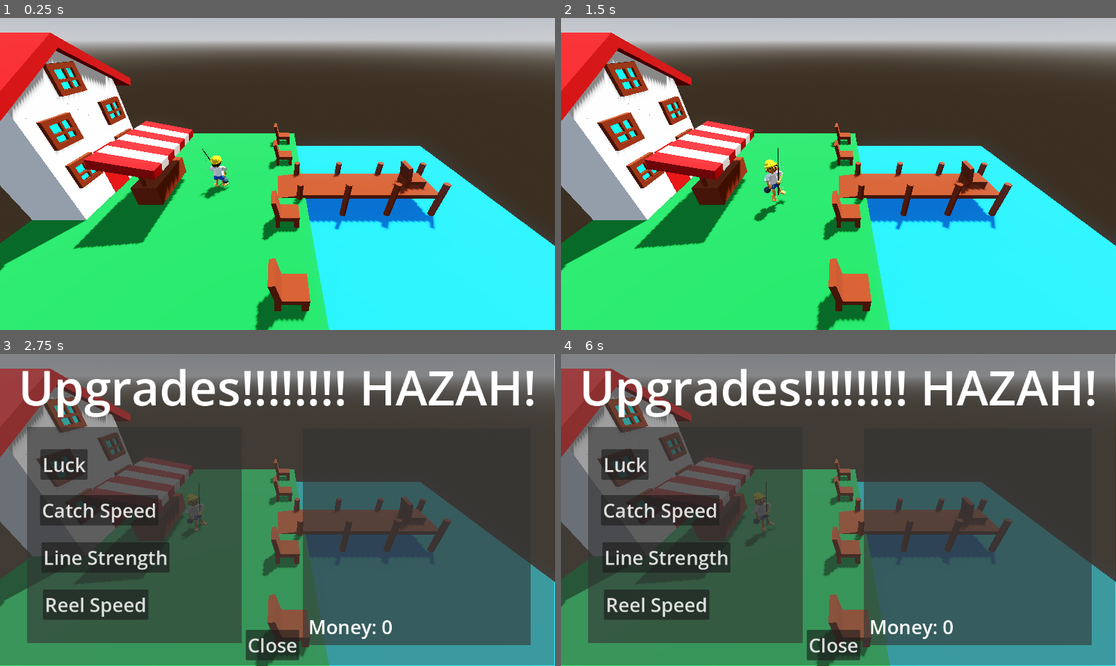
Above: before the commit, frames 1-4 (two rows, left to right).
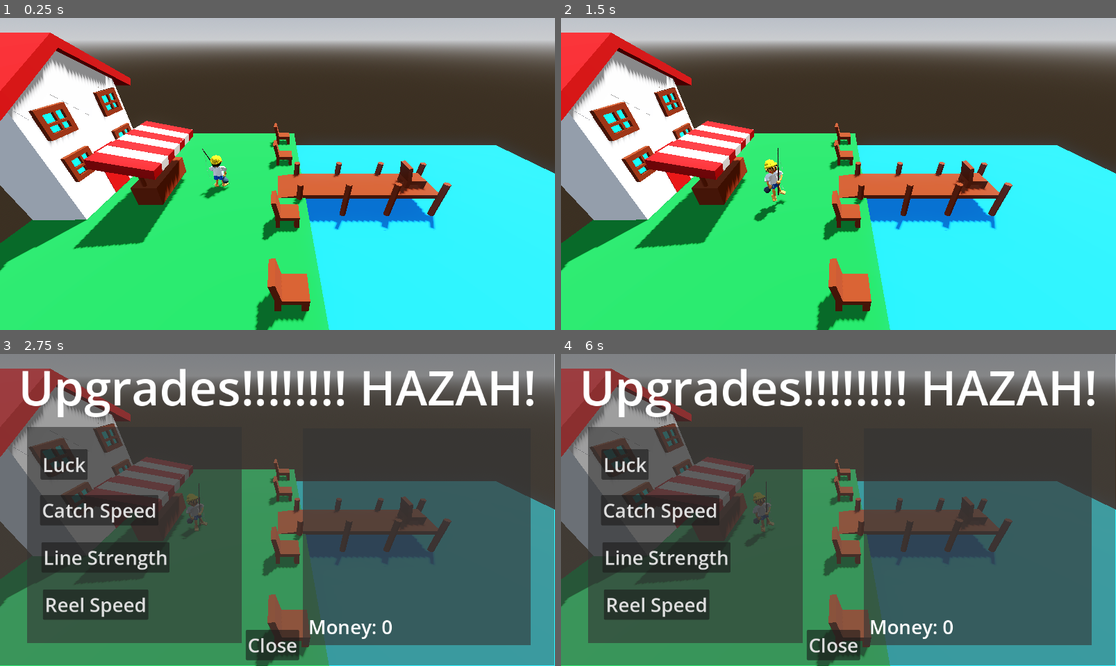
Above: after the commit, the same moments.

Repository: SearedBacon/Fishing-Boi
Game: Godot game, scene res://scenes/level_1.tscn
Two runs of this game, one before a commit and one after it. Both use one fixed random seed, a clock stepped at 60 frames per second and the inputs below.
Inputs (mouse positions are in pixels of both pictures, inside the frame that each line leads up to):
- Up to frame 1 (0.25 s): no input
- Up to frame 2 (1.5 s): tap Enter (ui_accept) at 0.5, 0.77 s; move the mouse to (960, 158) at 0.52 s; hold D (move_right) 0.53-1.28 s; click (960, 158) at 0.6 s; move the mouse to (727, 189) at 1.27 s; hold S (move_down) from 1.28 s (still down); click (727, 189) at 1.35 s
- Up to frame 3 (2.75 s): tap Enter (ui_accept) at 1.52 s; move the mouse to (333, 441) at 2.02 s; release S (move_down) at 2.03 s; hold D (move_right) from 2.03 s (still down); click (333, 441) at 2.1 s
- Up to frame 4 (6 s): release D (move_right) at 2.75 s; click "Line Strength" at 2.75 s; click "Reel Speed" at 3.5 s; click "Luck" at 4.25 s; click "Catch Speed" at 5 s; tap Enter (ui_accept) at 5.75 s; move the mouse to (810, 572) at 5.77 s; hold W (move_up) from 5.78 s (still down); click (810, 572) at 5.85 s

The runs differ from the first frame. In frame 1, 5.6% of the frame differs, in the area x 0-100%, y 5-90%; in frame 2, 5.6%; in frame 3, 4.8%; in frame 4, 4.8%.

Commit message:
Changed some of the hitboxes to make player interaction better, also changed up the fishing more to try and make it better for the player

Diff:
--- a/scenes/level_1.tscn
+++ b/scenes/level_1.tscn
@@ -26,7 +26,7 @@
 albedo_color = Color(0, 0.54, 0.1800001, 1)
 
 [sub_resource type="BoxShape3D" id="BoxShape3D_5xbjy"]
-size = Vector3(5, 5, 15)
+size = Vector3(5, 5, 10.614502)
 
 [sub_resource type="StandardMaterial3D" id="StandardMaterial3D_3hls8"]
 albedo_color = Color(0.4962579, 0.17455018, 0, 1)
@@ -74,7 +74,7 @@
 [sub_resource type="StandardMaterial3D" id="StandardMaterial3D_15mv3"]
 
 [sub_resource type="BoxShape3D" id="BoxShape3D_4nkto"]
-size = Vector3(11.697754, 10, 75)
+size = Vector3(46, 10, 75)
 
 [node name="Level1" type="Node3D" unique_id=267723521]
 script = ExtResource("1_014kd")
@@ -87,8 +87,8 @@
 shadow_enabled = true
 
 [node name="OceanFloor" type="CSGBox3D" parent="." unique_id=1013749090]
-transform = Transform3D(1, 0, 0, 0, 1, 0, 0, 0, 1, 0, -1.5, 0)
-size = Vector3(75, 3, 75)
+transform = Transform3D(1, 0, 0, 0, 1, 0, 0, 0, 1, 17.028748, -1.5, 0)
+size = Vector3(109.057495, 3, 75)
 material = SubResource("StandardMaterial3D_ilcil")
 
 [node name="Land" type="CSGBox3D" parent="." unique_id=486104190]
@@ -98,7 +98,7 @@
 material = SubResource("StandardMaterial3D_hn12h")
 
 [node name="Camera3D" type="Camera3D" parent="." unique_id=1110458347]
-transform = Transform3D(1, 0, 0, 0, 0.83489597, 0.5504079, 0, -0.5504079, 0.83489597, -25.36449, 38.972504, 44.498493)
+transform = Transform3D(1, 0, 0, 0, 0.8348478, 0.55048066, 0, -0.55048066, 0.8348478, -25.36449, 38.972504, 44.498493)
 
 [node name="Player" parent="." unique_id=1871690669 instance=ExtResource("4_5xbjy")]
 transform = Transform3D(1, 0, 0, 0, 1, 0, 0, 0, 1, -41.141182, 5.727051, 0)
@@ -106,7 +106,7 @@
 [node name="Area3D" type="Area3D" parent="." unique_id=1673328998]
 
 [node name="CollisionShape3D" type="CollisionShape3D" parent="Area3D" unique_id=1135240363]
-transform = Transform3D(1, 0, 0, 0, 1, 0, 0, 0, 1, -50.634747, 8.141025, 0)
+transform = Transform3D(1, 0, 0, 0, 1, 0, 0, 0, 1, -50.634747, 8.141025, 0.121878624)
 shape = SubResource("BoxShape3D_5xbjy")
 
 [node name="Deck" type="Node" parent="." unique_id=1695222886]
@@ -158,28 +158,29 @@
 [node name="UpgradeStore" type="Node" parent="." unique_id=2025663157]
 
 [node name="Big" type="CSGBox3D" parent="UpgradeStore" unique_id=683135695]
-transform = Transform3D(1, 0, 0, 0, 1, 0, 0, 0, 1, -73.708664, 19.00395, 0)
+transform = Transform3D(0.99997157, -0.007539751, 0, 0.007539751, 0.99997157, 0, 0, 0, 1, -73.708664, 19.00395, 0)
 use_collision = true
 size = Vector3(12, 26.646484, 25)
 material = SubResource("StandardMaterial3D_bswci")
 
 [node name="Window" parent="UpgradeStore" unique_id=2024856384 instance=ExtResource("3_rus8k")]
-transform = Transform3D(1, 0, 0, 0, 1, 0, 0, 0, 1, -70.03325, 15.074189, 6.5588875)
+transform = Transform3D(1, 0, 0, 0, 1, 0, 0, 0, 1, -70.033, 16.63, 6.559)
 
 [node name="Window2" parent="UpgradeStore" unique_id=1348261009 instance=ExtResource("3_rus8k")]
-transform = Transform3D(1, 0, 0, 0, 1, 0, 0, 0, 1, -70.03325, 23.908062, 6.5276957)
+transform = Transform3D(1, 0, 0, 0, 1, 0, 0, 0, 1, -70.033, 25.9, 6.528)
 
 [node name="Window3" parent="UpgradeStore" unique_id=324197550 instance=ExtResource("3_rus8k")]
-transform = Transform3D(1, 0, 0, 0, 1, 0, 0, 0, 1, -70.03325, 15.074189, -7.9710264)
+transform = Transform3D(1, 0, 0, 0, 1, 0, 0, 0, 1, -70.033, 16.63, -7.971)
 
 [node name="Window4" parent="UpgradeStore" unique_id=352638747 instance=ExtResource("3_rus8k")]
-transform = Transform3D(1, 0, 0, 0, 1, 0, 0, 0, 1, -70.03325, 23.784927, -7.9710264)
+transform = Transform3D(1, 0, 0, 0, 1, 0, 0, 0, 1, -70.033, 25.9, -7.971)
 
 [node name="Window5" parent="UpgradeStore" unique_id=498012616 instance=ExtResource("3_rus8k")]
 transform = Transform3D(1, 0, 0, 0, 1, 0, 0, 0, 1, -70.03325, 32.36749, 0.013744354)
+visible = false
 
 [node name="Door" type="CSGBox3D" parent="UpgradeStore" unique_id=1887611465]
-transform = Transform3D(1, 0, 0, 0, 1, 0, 0, 0, 1, -69.15761, 11.440815, -0.24905443)
+transform = Transform3D(1, 0, 0, 0, 1, 0, 0, 0, 1, -69.03756, 11.440815, -0.24905443)
 size = Vector3(3, 12, 6)
 material = SubResource("StandardMaterial3D_rus8k")
 
@@ -279,7 +280,7 @@
 [node name="FishingArea" type="Area3D" parent="." unique_id=694540100]
 
 [node name="CollisionShape3D" type="CollisionShape3D" parent="FishingArea" unique_id=865481450]
-transform = Transform3D(1, 0, 0, 0, 1, 0, 0, 0, 1, -24.163801, 10.688971, 0)
+transform = Transform3D(1, 0, 0, 0, 1, 0, 0, 0, 1, -7.0191784, 10.688971, 0)
 shape = SubResource("BoxShape3D_4nkto")
 
 [connection signal="area_entered" from="Area3D" to="." method="_on_area_3d_area_entered"]
--- a/scripts/player.gd
+++ b/scripts/player.gd
@@ -45,8 +45,12 @@
 		fishing_effect.visible=false
 		Globals.catch=false
 		Globals.can_fish=false
+		Globals.speed=15
+		Globals.yes_turn=true
 
 	if Globals.can_fish==true and Input.is_action_just_pressed("FISH"):
+		Globals.speed=0
+		Globals.yes_turn=false
 		bobber.visible=true
 		line.visible=true
 		await get_tree().create_timer(Globals.wait_time).timeout
@@ -54,5 +58,4 @@
 		Globals.catch=true
 
 
-
 	move_and_slide()
